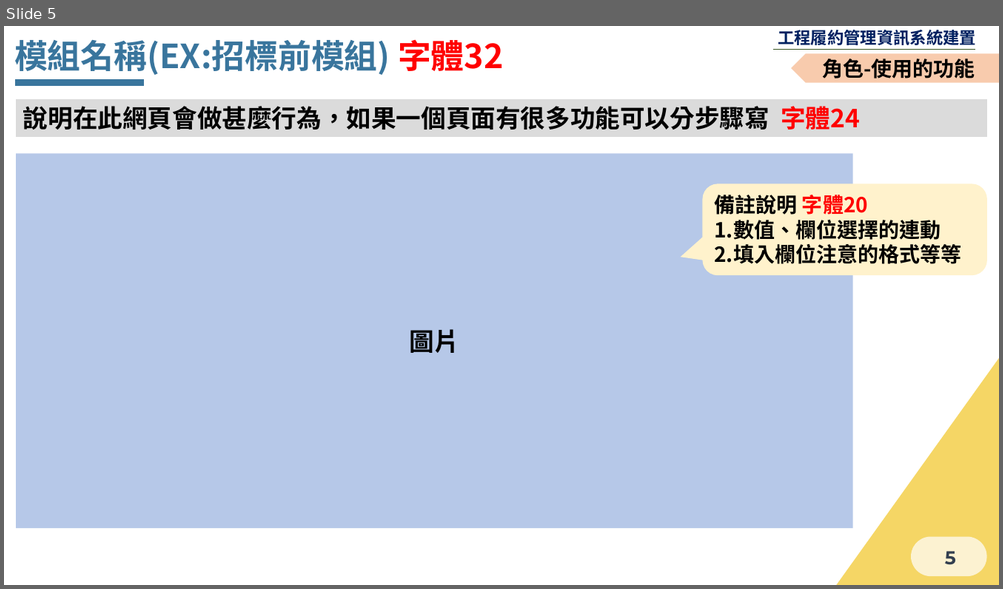
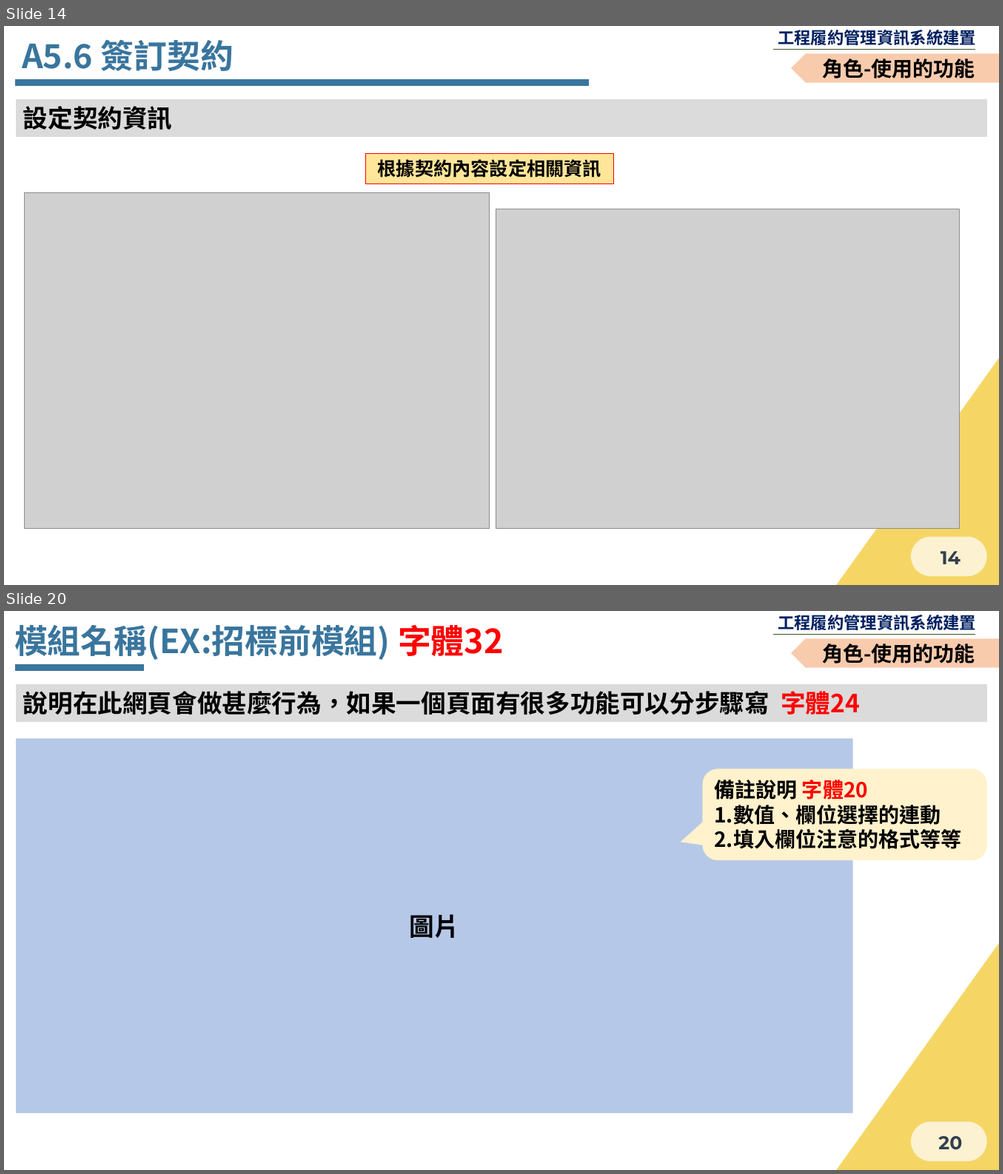
Before and after one commit to Menigo/SunriseDocument, a slide deck: 決標後.pptx. Shown one above the other, each under a label of ours: slide 5 before the commit, slides 14 and 20 after it; the slides between them are not shown. The pictures are 1003x589 and 1003x1174 pixels, drawn with LibreOffice and Linux fonts; fonts in the diff are those of the drawing; grey boxes stand for pictures; background and template pictures are left out. Boxes give left, top, right and bottom in pixels: in the first picture for what was removed or moved away, otherwise in the second. Text is boxed around its words. In the diff, an @@ line names an element or a change of style, - is before the commit and + after.

```diff
--- a/決標後.pptx
+++ b/決標後.pptx
@@ slide 14 added at [4,26,999,585], background #F5D665; not listed: 8 template elements that a slide beside it also shows @@
@@ text added at [22,39,233,71], 32 pt, text #39759D, bold @@
+A5.6 簽訂契約
@@ pentagon arrow added at [791,53,999,83], fill #F8CBAD, 20 pt, text #000000, bold @@
+角色-使用的功能
@@ line added from (15, 83) to (588, 83), #39759D 6 pt @@
@@ rectangle added at [16,99,987,136], fill #DBDBDB, 24 pt, text #000000, bold @@
+設定契約資訊
@@ rectangle added at [366,153,614,184], fill #FFE699, outline #FF0000 0.75 pt, 18 pt, text #000000, bold @@
+根據契約內容設定相關資訊
@@ picture added at [24,193,489,529] @@
@@ picture added at [495,210,959,529] @@
@@ what was slide 5 is now slide 20 @@
@@ page number at [938,1136,962,1150]: text changed @@
-5
+20
```
Also in this commit, not shown: 3 slides changed, 14 other slides added.
